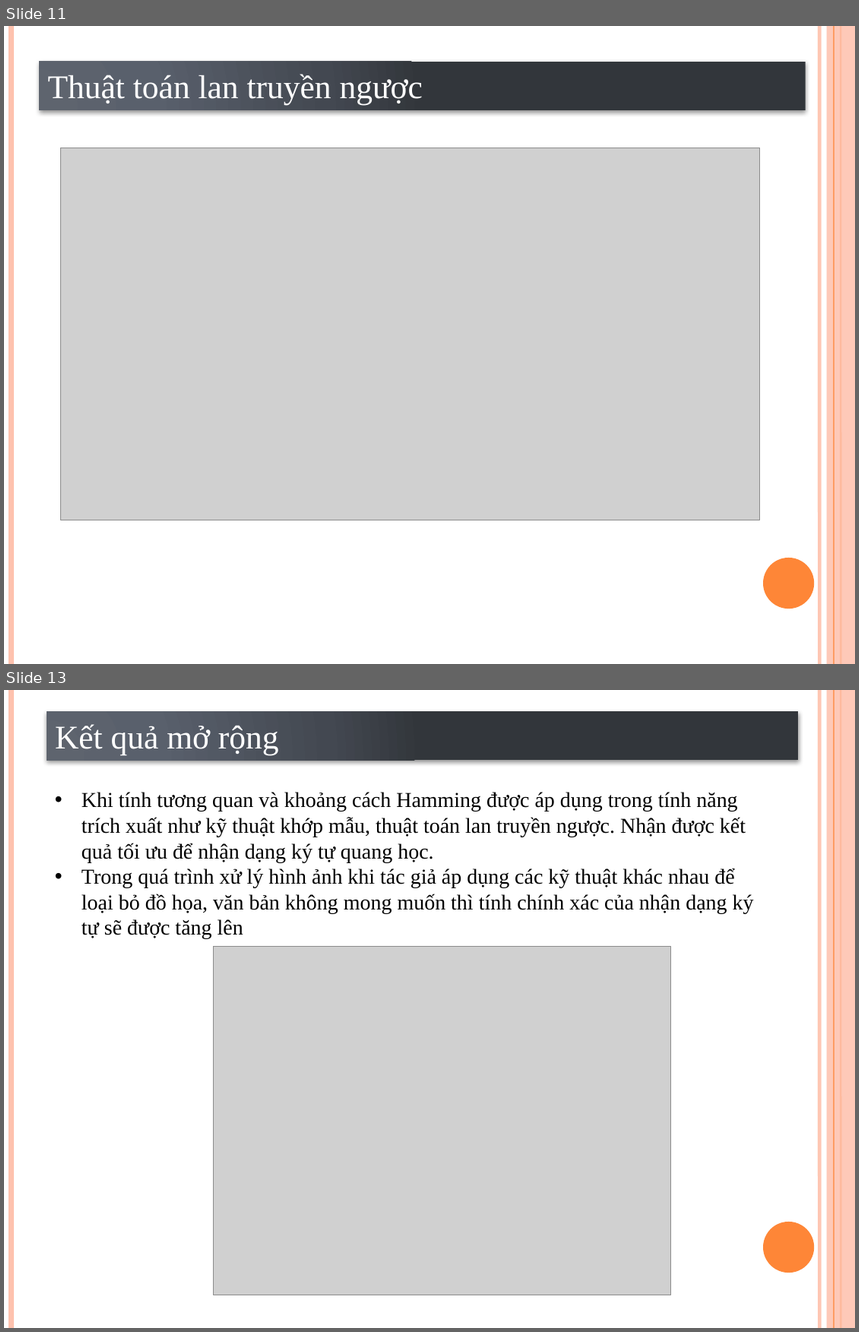
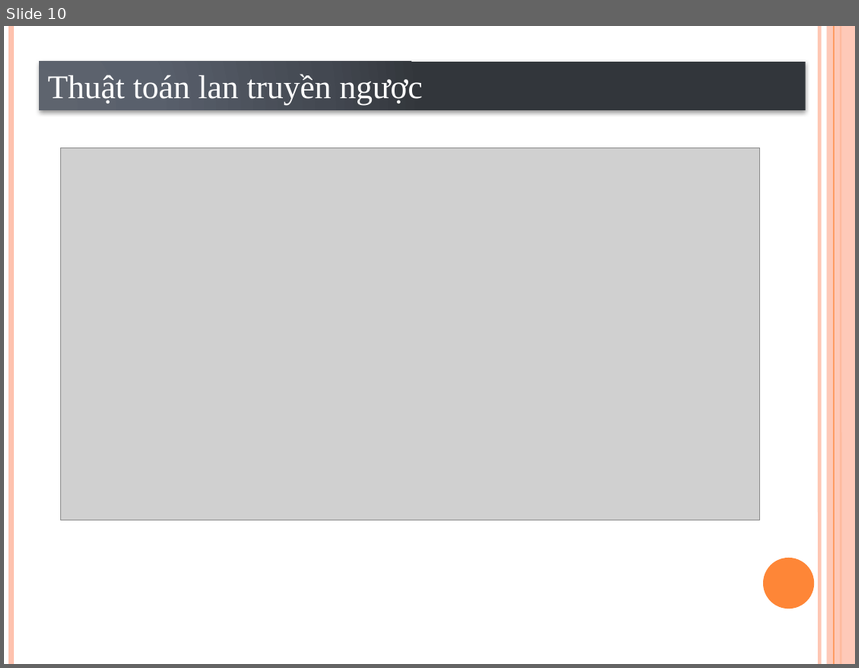
Before and after one commit to VoLeKhanhDuy/Xu_Ly_Anh, a slide deck: Optical character recognition using template matching.pptx. Shown one above the other, each under a label of ours: slides 11 and 13 before the commit, slide 10 after it; the slides between them are not shown. The pictures are 859x1332 and 859x668 pixels, drawn with LibreOffice and Linux fonts; fonts in the diff are those of the drawing; grey boxes stand for pictures. Boxes give left, top, right and bottom in pixels: in the first picture for what was removed or moved away, otherwise in the second. Text is boxed around its words. In the diff, an @@ line names an element or a change of style, - is before the commit and + after.

```diff
--- a/Optical character recognition using template matching.pptx
+++ b/Optical character recognition using template matching.pptx
@@ slide 13 removed at <box>4,690,855,1328</box>, background #FFFFFF; not listed: 6 template elements that a slide beside it also shows @@
@@ rectangle removed at <box>47,711,798,760</box> @@
-Kết quả mở rộng
@@ text removed at <box>82,792,754,939</box> @@
-• Khi tính tương quan và khoảng cách Hamming được áp dụng trong tính năng trích xuất như kỹ thuật khớp mẫu, thuật toán lan truyền ngược. Nhận được kết quả tối ưu để nhận dạng ký tự quang học.
-• Trong quá trình xử lý hình ảnh khi tác giả áp dụng các kỹ thuật khác nhau để loại bỏ đồ họa, văn bản không mong muốn thì tính chính xác của nhận dạng ký tự sẽ được tăng lên
@@ picture removed at <box>214,946,671,1295</box> @@
@@ what was slide 11 is now slide 10 @@
```
Also in this commit, not shown: 2 slides changed, 7 slides added, 10 other slides removed, 9 other files.
